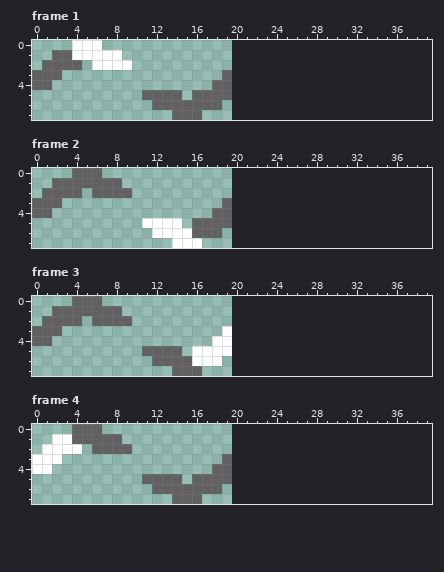
Pixel-art file -- Assets/Scenes/Akex/Laser Helix.aseprite. The picture above is the old version.
20x8 pixels, 4 frames. Shown: frame 1, frame 2, frame 3, frame 4. The old version is drawn lined up with the new one, on the new canvas. The commit also changed other frames, which this record leaves out.
New version:
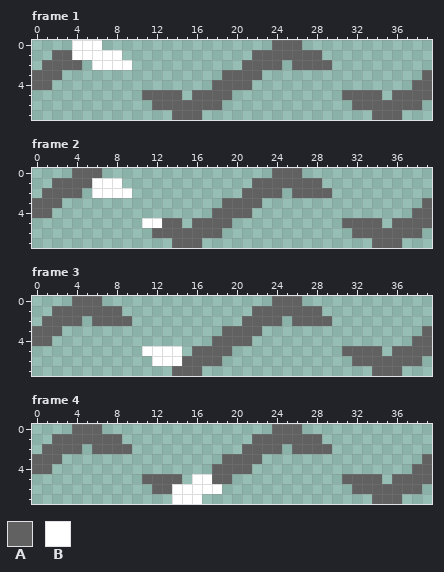
Palette (. is transparent): A #616161  B #ffffff
From old to new:
{"change": "canvas 20x8 -> 40x8"}
{"where": "frame 1"}
{"frame":1,"y":0,"x":24,"old":"...","new":"AAA"}
{"frame":1,"y":1,"x":22,"old":".......","new":"AAAAAAA"}
{"frame":1,"y":2,"x":21,"old":"....","new":"AAAA"}
{"frame":1,"y":2,"x":26,"old":"....","new":"AAAA"}
{"frame":1,"y":3,"x":20,"old":"...","new":"AAA"}
{"frame":1,"y":3,"x":39,"old":".","new":"A"}
{"frame":1,"y":4,"x":20,"old":"..","new":"AA"}
{"frame":1,"y":4,"x":38,"old":"..","new":"AA"}
{"frame":1,"y":5,"x":31,"old":"....","new":"AAAA"}
{"frame":1,"y":5,"x":36,"old":"....","new":"AAAA"}
{"frame":1,"y":6,"x":32,"old":".......","new":"AAAAAAA"}
{"frame":1,"y":7,"x":34,"old":"...","new":"AAA"}
{"where": "frame 2"}
{"frame":2,"y":0,"x":24,"old":"...","new":"AAA"}
{"frame":2,"y":1,"x":6,"old":"AAA","new":"BBB"}
{"frame":2,"y":1,"x":22,"old":".......","new":"AAAAAAA"}
{"frame":2,"y":2,"x":6,"old":"AAAA","new":"BBBB"}
{"frame":2,"y":2,"x":21,"old":"....","new":"AAAA"}
{"frame":2,"y":2,"x":26,"old":"....","new":"AAAA"}
{"frame":2,"y":3,"x":20,"old":"...","new":"AAA"}
{"frame":2,"y":3,"x":39,"old":".","new":"A"}
{"frame":2,"y":4,"x":20,"old":"..","new":"AA"}
{"frame":2,"y":4,"x":38,"old":"..","new":"AA"}
{"frame":2,"y":5,"x":13,"old":"BB","new":"AA"}
{"frame":2,"y":5,"x":31,"old":"....","new":"AAAA"}
{"frame":2,"y":5,"x":36,"old":"....","new":"AAAA"}
{"frame":2,"y":6,"x":12,"old":"BBBB","new":"AAAA"}
{"frame":2,"y":6,"x":32,"old":".......","new":"AAAAAAA"}
{"frame":2,"y":7,"x":14,"old":"BBB","new":"AAA"}
{"frame":2,"y":7,"x":34,"old":"...","new":"AAA"}
{"where": "frame 3"}
{"frame":3,"y":0,"x":24,"old":"...","new":"AAA"}
{"frame":3,"y":1,"x":22,"old":".......","new":"AAAAAAA"}
{"frame":3,"y":2,"x":21,"old":"....","new":"AAAA"}
{"frame":3,"y":2,"x":26,"old":"....","new":"AAAA"}
{"frame":3,"y":3,"x":19,"old":"B...","new":"AAAA"}
{"frame":3,"y":3,"x":39,"old":".","new":"A"}
{"frame":3,"y":4,"x":18,"old":"BB..","new":"AAAA"}
{"frame":3,"y":4,"x":38,"old":"..","new":"AA"}
{"frame":3,"y":5,"x":11,"old":"AAAA","new":"BBBB"}
{"frame":3,"y":5,"x":16,"old":"BBBB","new":"AAAA"}
{"frame":3,"y":5,"x":31,"old":"....","new":"AAAA"}
{"frame":3,"y":5,"x":36,"old":"....","new":"AAAA"}
{"frame":3,"y":6,"x":12,"old":"AAA","new":"BBB"}
{"frame":3,"y":6,"x":16,"old":"BBB","new":"AAA"}
{"frame":3,"y":6,"x":32,"old":".......","new":"AAAAAAA"}
{"frame":3,"y":7,"x":34,"old":"...","new":"AAA"}
{"where": "frame 4"}
{"frame":4,"y":0,"x":24,"old":"...","new":"AAA"}
{"frame":4,"y":1,"x":2,"old":"BB","new":"AA"}
{"frame":4,"y":1,"x":22,"old":".......","new":"AAAAAAA"}
{"frame":4,"y":2,"x":1,"old":"BBBB","new":"AAAA"}
{"frame":4,"y":2,"x":21,"old":"....","new":"AAAA"}
{"frame":4,"y":2,"x":26,"old":"....","new":"AAAA"}
{"frame":4,"y":3,"x":0,"old":"BBB","new":"AAA"}
{"frame":4,"y":3,"x":20,"old":"...","new":"AAA"}
{"frame":4,"y":3,"x":39,"old":".","new":"A"}
{"frame":4,"y":4,"x":0,"old":"BB","new":"AA"}
{"frame":4,"y":4,"x":20,"old":"..","new":"AA"}
{"frame":4,"y":4,"x":38,"old":"..","new":"AA"}
{"frame":4,"y":5,"x":16,"old":"AA","new":"BB"}
{"frame":4,"y":5,"x":31,"old":"....","new":"AAAA"}
{"frame":4,"y":5,"x":36,"old":"....","new":"AAAA"}
{"frame":4,"y":6,"x":14,"old":"AAAAA","new":"BBBBB"}
{"frame":4,"y":6,"x":32,"old":".......","new":"AAAAAAA"}
{"frame":4,"y":7,"x":14,"old":"AAA","new":"BBB"}
{"frame":4,"y":7,"x":34,"old":"...","new":"AAA"}
